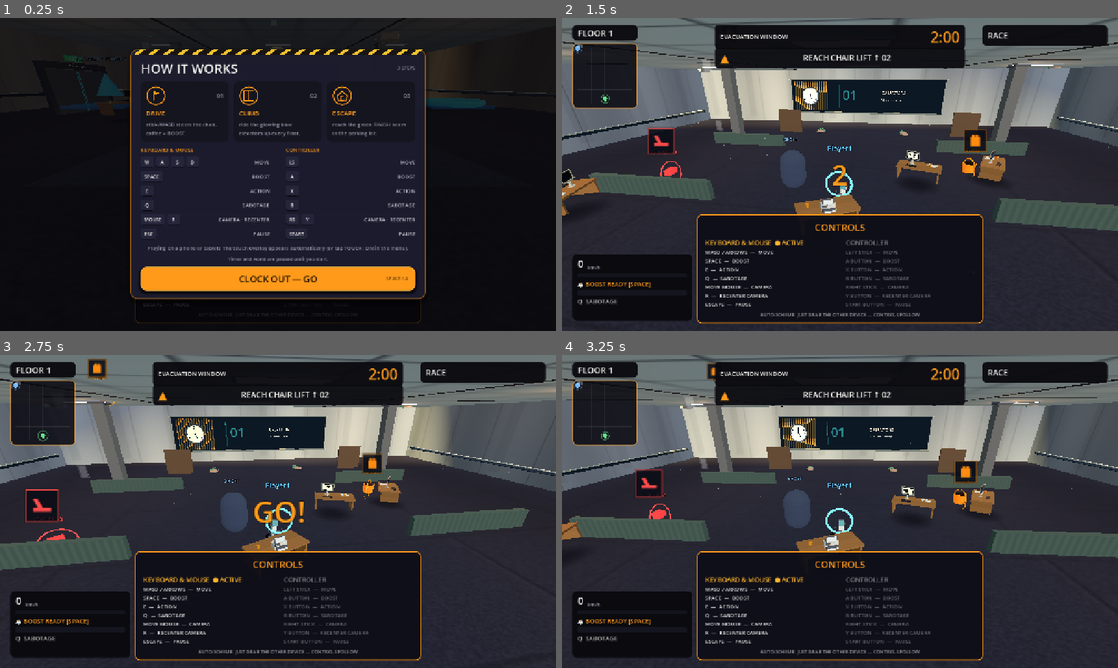
Above: before the commit, frames 1-4 (two rows, left to right).
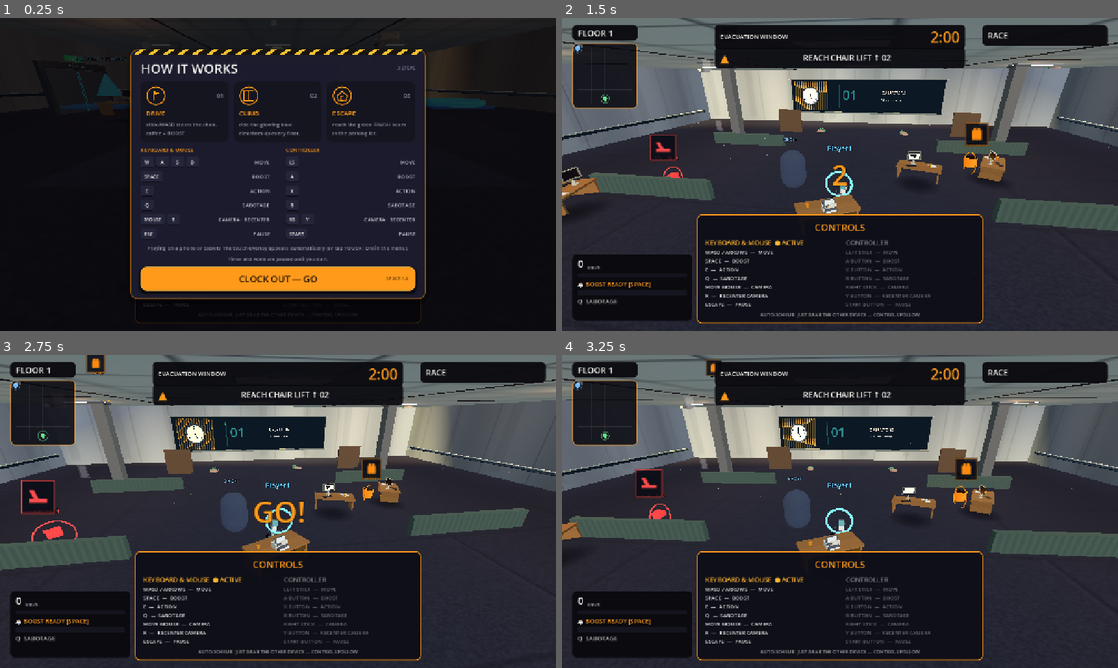
Above: after the commit, the same moments.

Repository: jiracipika/friday-evacuation
Game: Godot game, scene res://scenes/Evacuation.tscn
Same seed, same stepped clock (60 frames per second), same inputs: the game is played once before the commit and once after it. This scene is started directly instead of the project's main scene.
Inputs (mouse positions are in pixels of both pictures, inside the frame that each line leads up to):
- Up to frame 1 (0.25 s): no input
- Up to frame 2 (1.5 s): click "CLOCK OUT — GO" at 0.5 s; tap Enter (ui_accept) at 1.25 s; move the mouse to (867, 174) at 1.27 s; hold W (move_forward) from 1.28 s (still down); hold E (action) from 1.28 s (still down); click (867, 174) at 1.42 s
- Up to frame 3 (2.75 s): keep holding W (move_forward); tap Enter (ui_accept) at 1.52, 1.82, 2.27, 2.57 s; move the mouse to (250, 511) at 2.02 s; release E (action) at 2.03 s; tap Space (boost) at 2.1 s
- Up to frame 4 (3.25 s): keep holding W (move_forward); move the mouse to (851, 505) at 2.77 s; hold R (recenter_camera) from 2.78 s (still down)

The runs differ from the first frame. In frame 1, less than 0.1% of the frame differs, in the area x 19-23%, y 23-28%; in frame 2, 1.2%; in frame 3, 1.4%, in the area x 3-72%, y 0-63%; in frame 4, 0.6%.

Commit message:
art: warm portal pools mark each floor's elevator
Guide-lighting per the design doc's art-direction item: the nearest
grid fixture on floors 1-3 re-anchors beside that floor's elevator
portal, nudged 1.5m toward the approach, tightened to range 9 and
warmed (1.6 energy, 1.0/0.72/0.45) so the goal reads warm from
anywhere on the floor. Nine-light budget, no-shadow law, culling
groups and LOW profile all intact (ArtLightingTest 15/15,
GraphicsPass 22/22, CheckpointBot 12/12). Floor 4 keeps its grid —
the exit already carries the green beacon.

Diff:
--- a/scripts/Evacuation.gd
+++ b/scripts/Evacuation.gd
@@ -1411,6 +1411,21 @@
 	_register_floor_node(floor_index, light_group)
 	_build_ceiling_grid(floor_pos, light_group, floor_index)
 	var Dressing = load("res://scripts/OfficeDressing.gd")
+	# Guide-lighting: each playable floor's elevator portal gets a warm POOL —
+	# the nearest grid fixture re-anchors beside the portal with a tighter
+	# range, so the traversal goal reads warm from anywhere on the floor.
+	# Floor 3 keeps its grid (its exit already carries the green beacon).
+	# Reuses an existing light: the nine-per-floor budget (ArtLightingTest)
+	# and floor culling groups are untouched.
+	const PORTAL_XZ := {0: Vector2(12.0, 14.0), 1: Vector2(-12.0, -2.0), 2: Vector2(12.0, 14.0)}
+	# NOTE: `portal` must be function-scoped — an `if`-body var is invisible
+	# to the loops below (GDScript block scoping; parse error otherwise).
+	var portal: Vector2 = PORTAL_XZ.get(floor_index, Vector2(-999.0, -999.0))
+	var pool_xz := Vector2(-999.0, -999.0)
+	if portal.x > -500.0:
+		var nx: float = clampf(roundf(portal.x / 12.0) * 12.0, -12.0, 12.0)
+		var nz: float = clampf(roundf(portal.y / 12.0) * 12.0, -12.0, 12.0)
+		pool_xz = Vector2(nx, nz)
 	for x in [-12.0, 0.0, 12.0]:
 		for z in [-12.0, 0.0, 12.0]:
 			var light = OmniLight3D.new()
@@ -1426,6 +1441,14 @@
 			light.omni_range = 12.0 if is_lane else 15.0
 			light.shadow_enabled = false
 			light.light_bake_mode = OmniLight3D.BAKE_STATIC
+			if Vector2(x, z) == pool_xz:
+				# Portal pool: nudge 1.5m toward the floor centre so the pool
+				# spills onto the approach, tighten the throw, warm it up.
+				var inward := (Vector2(-portal.x, -portal.y)).normalized() * 1.5
+				light.position = floor_pos + Vector3(portal.x + inward.x, 4.4, portal.y + inward.y)
+				light.light_color = Color(1.0, 0.72, 0.45)
+				light.light_energy = 1.6
+				light.omni_range = 9.0
 			light_group.add_child(light)
 
 			# GRAPHICS PASS: recessed troffer panels (frame + emissive lens)
